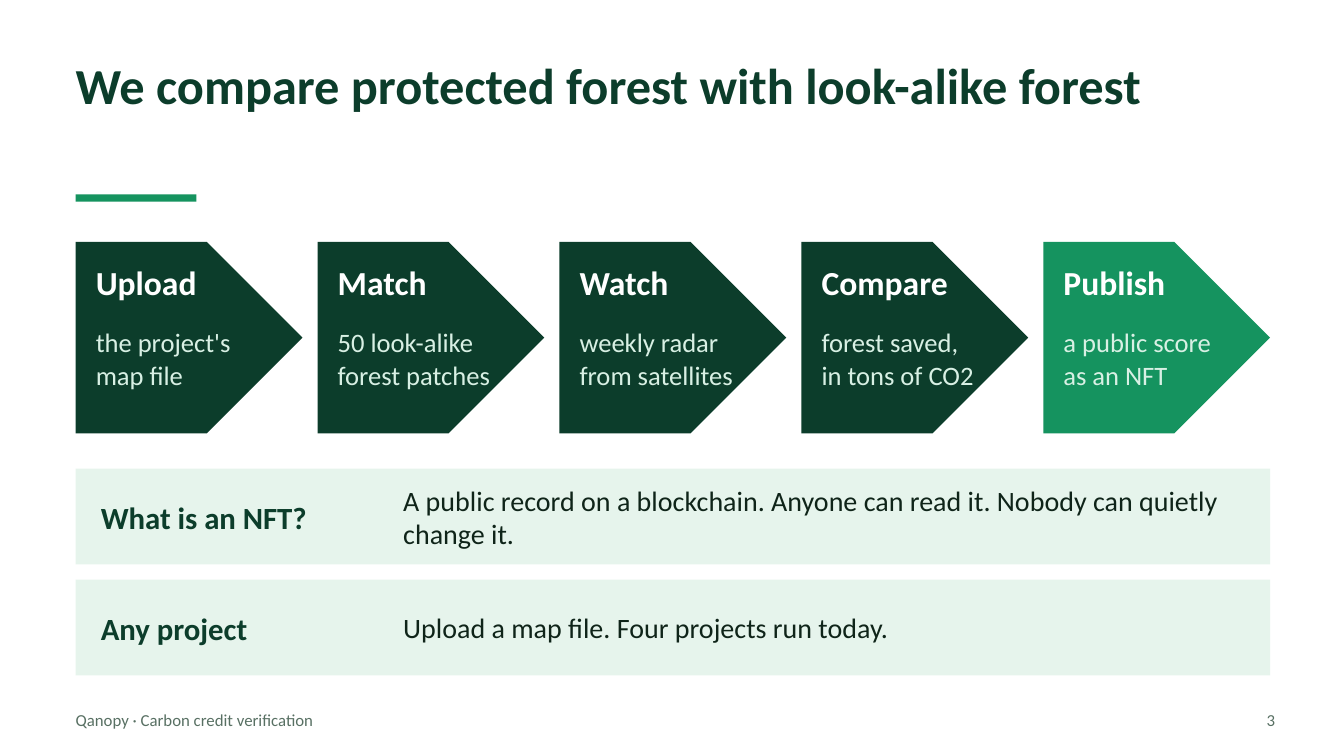
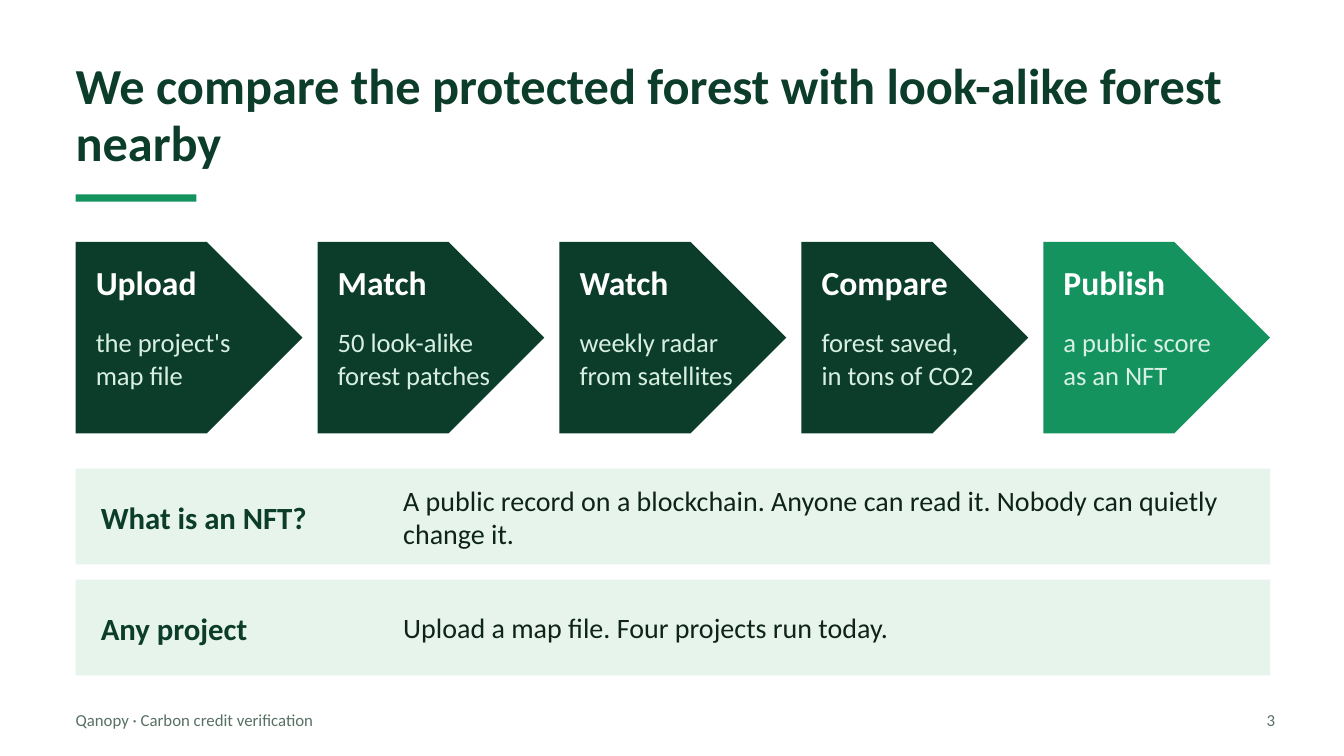
Before and after one commit to Quantum-hackathon-Qanopy/Parcel_finder, a slide deck: slide 3 of docs/Qanopy_pitch.pptx. Drawn at 1344x756 pixels with LibreOffice and Linux fonts; fonts in the diff are those of the drawing. Boxes give left, top, right and bottom in pixels: in the first picture for what was removed or moved away, otherwise in the second. Text is boxed around its words. In the diff, an @@ line names an element or a change of style, - is before the commit and + after.

Commit message:
PPTX3

```diff
--- a/docs/Qanopy_pitch.pptx
+++ b/docs/Qanopy_pitch.pptx
@@ text at (76,68,1222,169): text changed @@
-We compare protected forest with look-alike forest
+We compare the protected forest with look-alike forest nearby
```
Also in this commit, not shown: 2 slides added, 1 slide removed, 2 other files.
